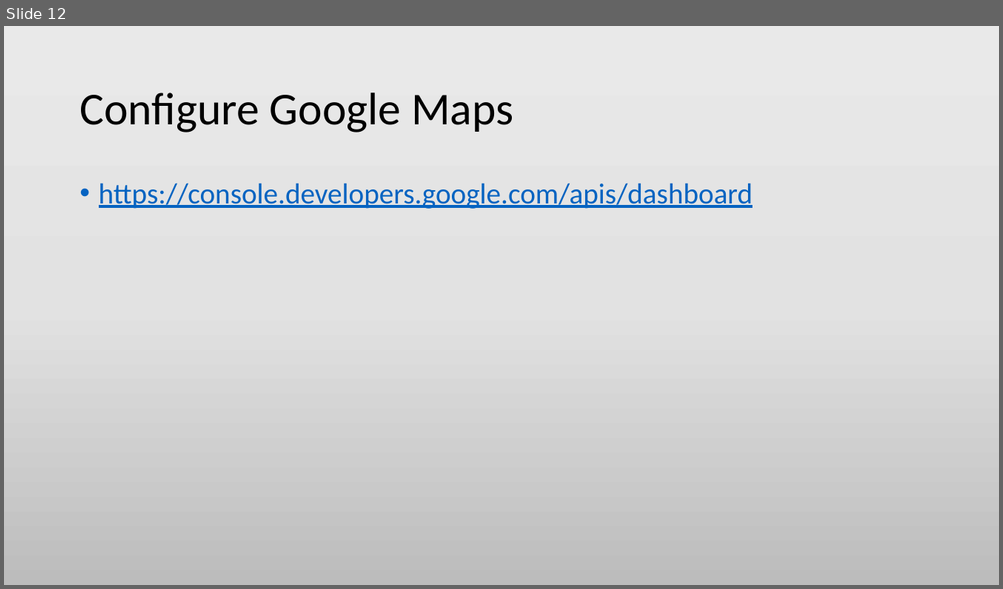
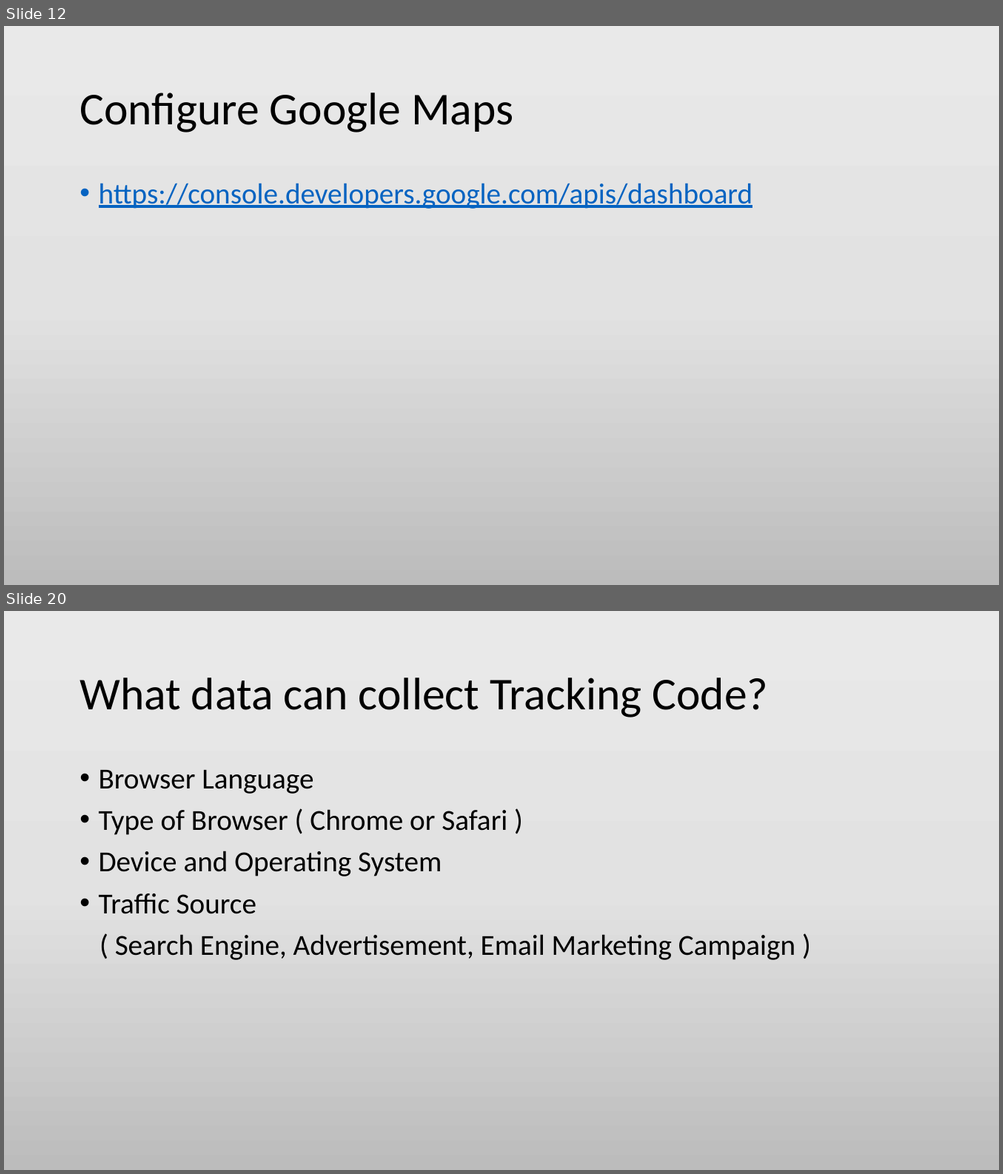
Before and after one commit to min-naing/Wordpress-Tuto-PowerPoint, a slide deck: 3. Building a Broucher Site.pptx. Shown one above the other, each under a label of ours: slide 12 before the commit, slides 12 and 20 after it; the slides between them are not shown. The pictures are 1003x589 and 1003x1174 pixels, drawn with LibreOffice and Linux fonts; fonts in the diff are those of the drawing. Boxes give left, top, right and bottom in pixels: in the first picture for what was removed or moved away, otherwise in the second. Text is boxed around its words. In the diff, an @@ line names an element or a change of style, - is before the commit and + after.

```diff
--- a/3. Building a Broucher Site.pptx
+++ b/3. Building a Broucher Site.pptx
@@ slide 20 added at (4, 611, 999, 1170), background gradient #EBEAEA to #E4E3E3 to #BDBCBC @@
@@ title added at (79, 678, 768, 718), 44 pt, text #000000 @@
+What data can collect Tracking Code?
@@ text added at (99, 770, 795, 960), 28 pt, text #000000 @@
+• Browser Language
+• Type of Browser ( Chrome or Safari )
+• Device and Operating System
+• Traffic Source
+( Search Engine, Advertisement, Email Marketing Campaign )
```
Also in this commit, not shown: 1 slide changed, 6 other slides added, 2 other files.
